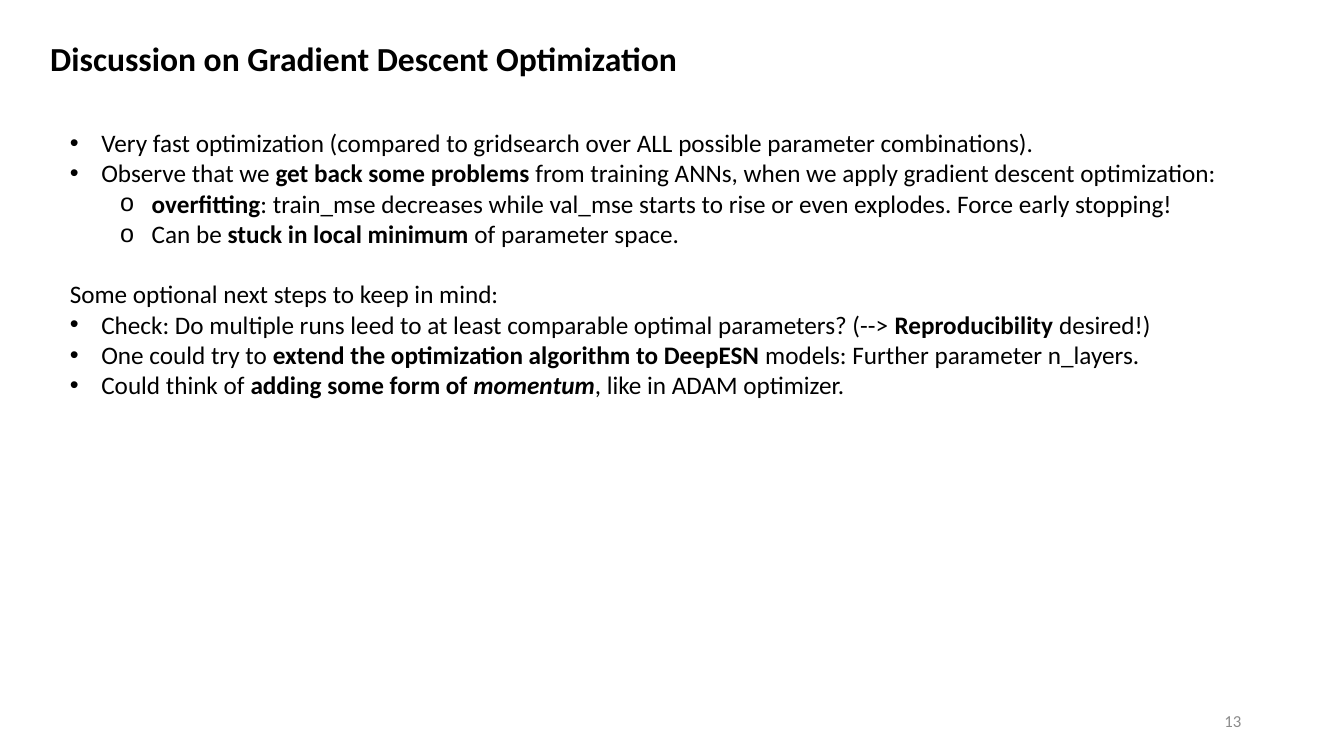
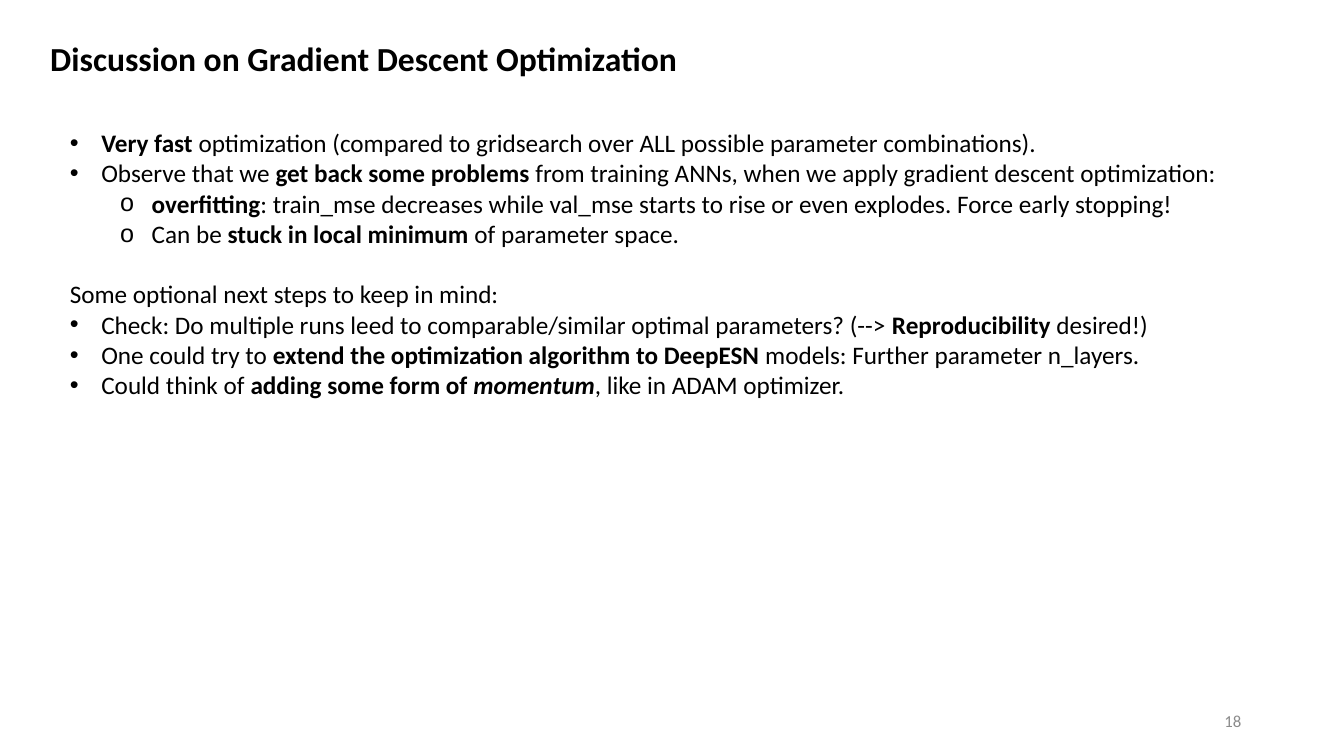
Before and after one commit to MarcoLandtHayen/EchoStateNetworks, a slide deck: slide 18 of ESN_exp06_ENSO.pptx (slide 13 before the commit). Drawn at 1344x756 pixels with LibreOffice and Linux fonts; fonts in the diff are those of the drawing. Boxes give left, top, right and bottom in pixels: in the first picture for what was removed or moved away, otherwise in the second. Text is boxed around its words. In the diff, an @@ line names an element or a change of style, - is before the commit and + after.

```diff
--- a/ESN_exp06_ENSO.pptx
+++ b/ESN_exp06_ENSO.pptx
@@ text at [101, 133, 1035, 157]: bold on in "Very fast" @@
@@ text at [101, 315, 1147, 338]: text changed @@
-• Check: Do multiple runs leed to at least comparable optimal parameters? (--> Reproducibility desired!)
+• Check: Do multiple runs leed to comparable/similar optimal parameters? (--> Reproducibility desired!)
@@ page number at [1224, 715, 1241, 727]: text changed @@
-13
+18
```
Also in this commit, not shown: 1 other slide changed, 5 slides added, 1 other file.
